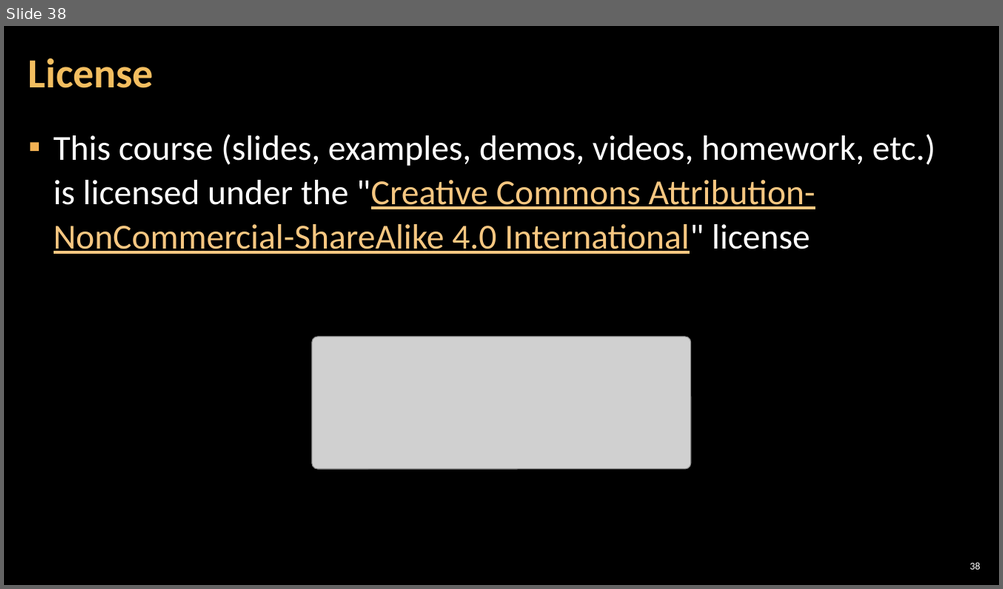
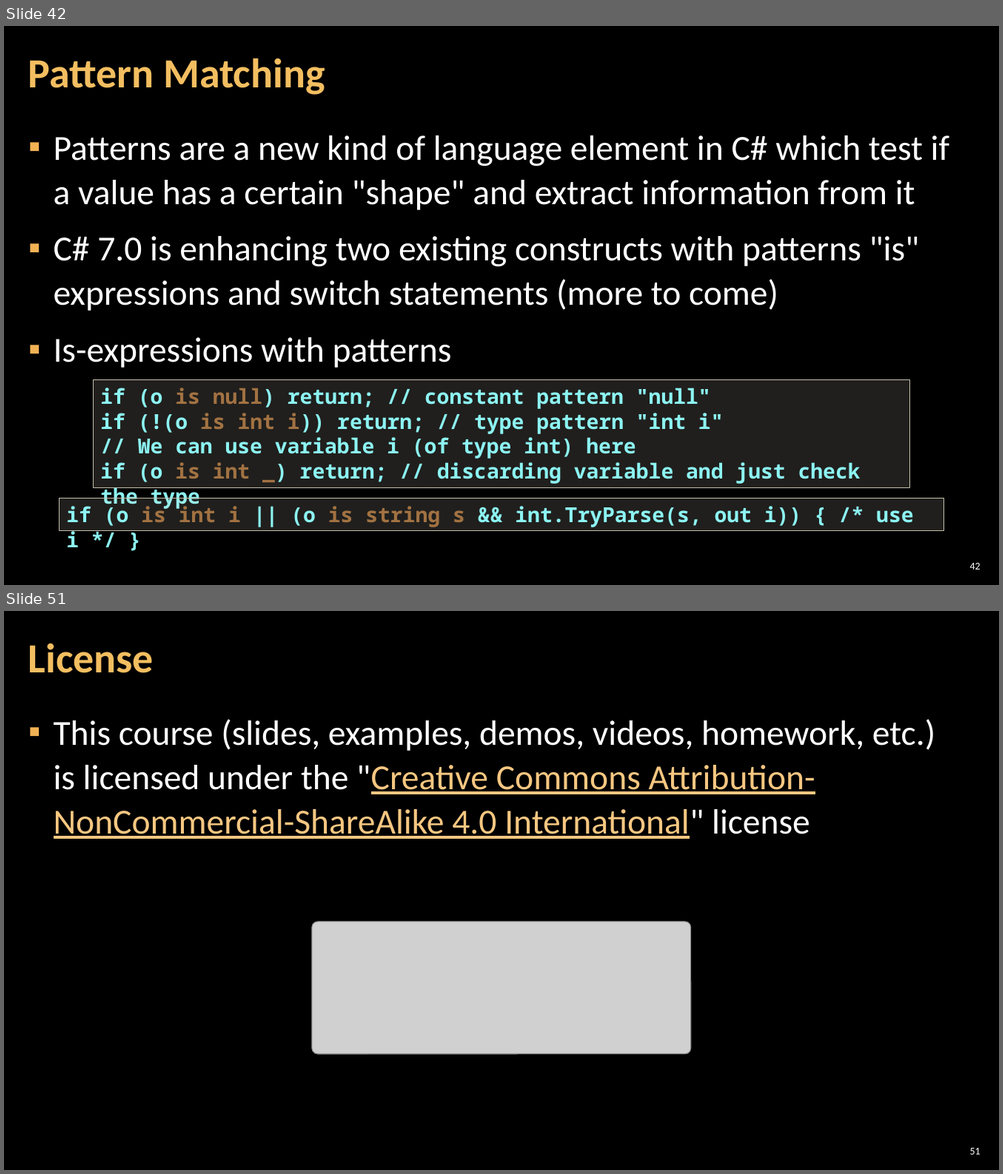
Before and after one commit to NikolayIT/CSharp-New-Features, a slide deck: docs/What is new in CSharp 6.0 and 7.0.pptx. Shown one above the other, each under a label of ours: slide 38 before the commit, slides 42 and 51 after it; the slides between them are not shown. The pictures are 1003x589 and 1003x1174 pixels, drawn with LibreOffice and Linux fonts; fonts in the diff are those of the drawing; grey boxes stand for pictures; background and template pictures are left out. Boxes give left, top, right and bottom in pixels: in the first picture for what was removed or moved away, otherwise in the second. Text is boxed around its words. In the diff, an @@ line names an element or a change of style, - is before the commit and + after.

```diff
--- a/docs/What is new in CSharp 6.0 and 7.0.pptx
+++ b/docs/What is new in CSharp 6.0 and 7.0.pptx
@@ slide 42 added at (x1=4, y1=26, x2=999, y2=585), background picture (left out) @@
@@ title added at (x1=28, y1=58, x2=324, y2=95), 40 pt, text #F3BE60, bold @@
+Pattern Matching
@@ text added at (x1=54, y1=136, x2=949, y2=368), 34 pt, text #FFFFFF @@
+▪ Patterns are a new kind of language element in C# which test if a value has a certain "shape" and extract information from it
+▪ C# 7.0 is enhancing two existing constructs with patterns "is" expressions and switch statements (more to come)
+▪ Is-expressions with patterns
@@ rectangle added at (x1=94, y1=380, x2=910, y2=488), fill #D9D5C7 at 15% opacity, outline #C7BFAC 1 pt, 20 pt, text #8CF4F2, bold @@
+if (o is null) return; // constant pattern "null"
+if (!(o is int i)) return; // type pattern "int i"
+// We can use variable i (of type int) here
+if (o is int _) return; // discarding variable and just check the type
@@ rectangle added at (x1=60, y1=498, x2=943, y2=531), fill #D9D5C7 at 15% opacity, outline #C7BFAC 1 pt, 20 pt, text #8CF4F2, bold @@
+if (o is int i || (o is string s && int.TryParse(s, out i)) { /* use i */ }
@@ page number added at (x1=970, y1=563, x2=980, y2=570), 10 pt, text #FFFFFF @@
+42
@@ what was slide 38 is now slide 51 @@
@@ page number at (x1=970, y1=1148, x2=980, y2=1155): text changed @@
-38
+51
```
Also in this commit, not shown: 8 slides changed, 19 other slides added, 7 slides removed.
